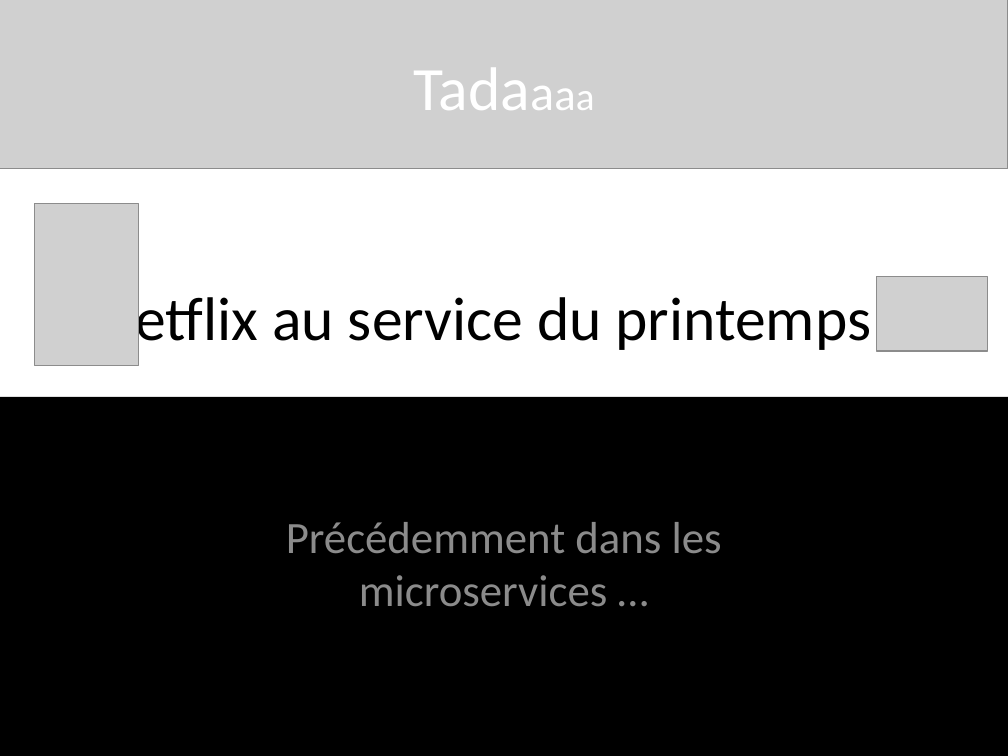
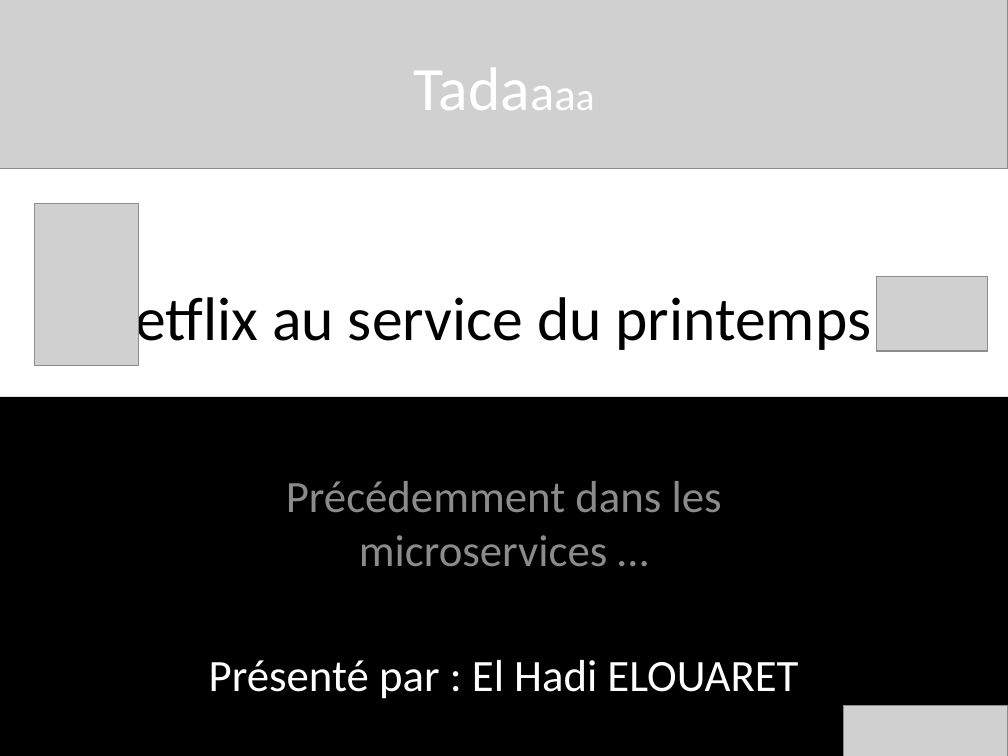
Before and after one commit to Elouaret/spring-cloud, a slide deck: slide 1 of Netflix_au_service_du_printemps.pptx. Drawn at 1008x756 pixels with LibreOffice and Linux fonts; fonts in the diff are those of the drawing; grey boxes stand for pictures. Boxes give left, top, right and bottom in pixels: in the first picture for what was removed or moved away, otherwise in the second. Text is boxed around its words. In the diff, an @@ line names an element or a change of style, - is before the commit and + after.

```diff
--- a/Netflix_au_service_du_printemps.pptx
+++ b/Netflix_au_service_du_printemps.pptx
@@ subtitle "Précédemment dans les microservices …": place and size @@
-subtitle "Précédemment dans les microservices …" at (286,522,722,607)
+subtitle "Précédemment dans les microservices …" at (209,481,798,699)
@@ subtitle at (209,660,798,699): paragraph added @@
+Présenté par : El Hadi ELOUARET
@@ picture added at (844,706,1008,756) @@
```
Also in this commit, not shown: 4 other slides changed, 7 slides added, 4 slides removed, 5 other files.
